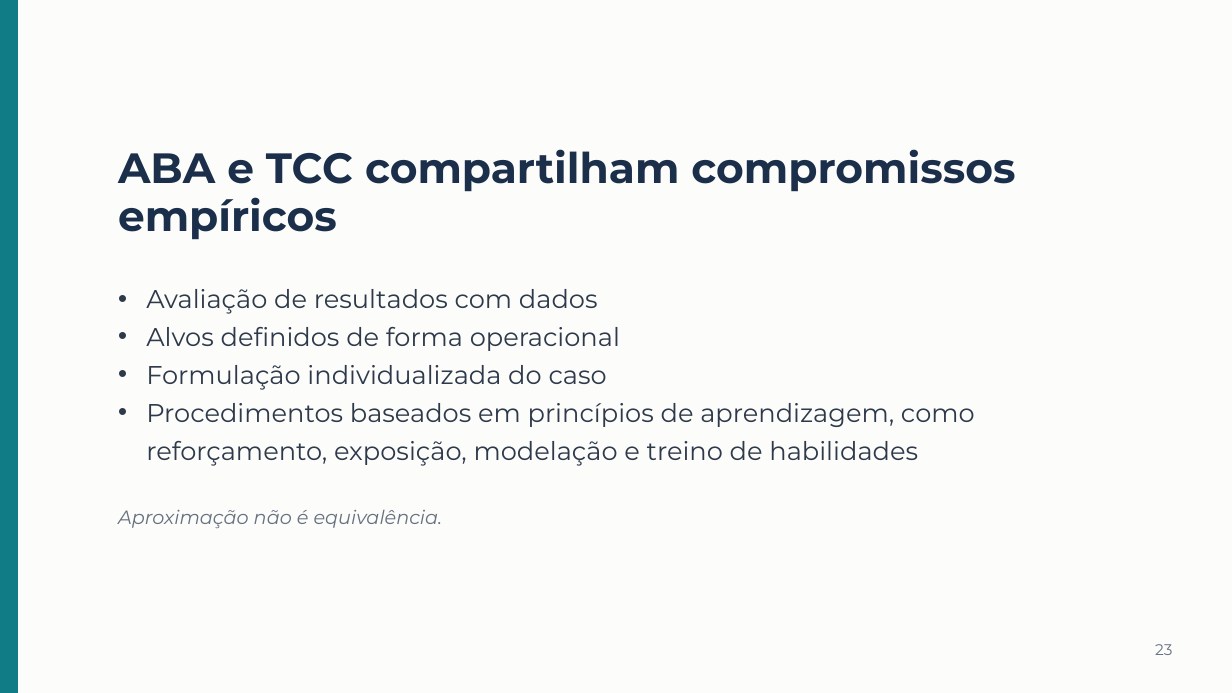
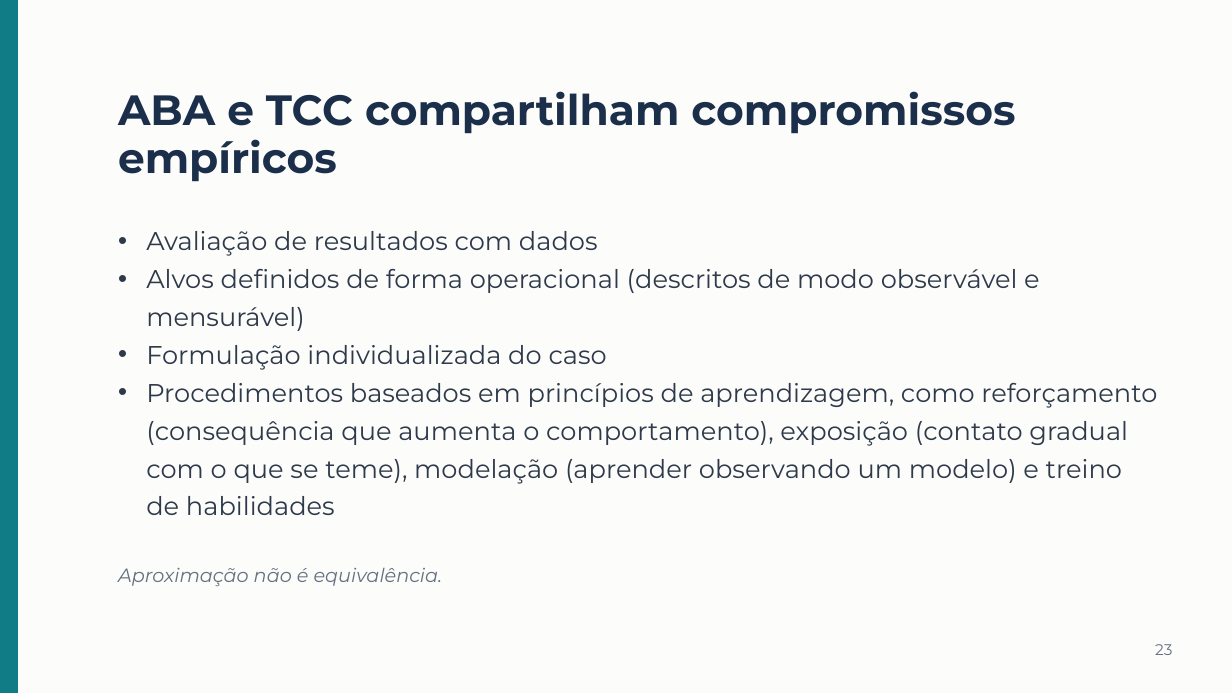
Before and after one commit to betinabinatti/CORE_WORKSHOP_ABA_TEA.md, a slide deck: slide 25 of workshop-aba-tea-lacc/apresentacao/Apresentacao_Workshop_ABA_TEA.pptx. Drawn at 1232x693 pixels with LibreOffice and Linux fonts; fonts in the diff are those of the drawing. Boxes give left, top, right and bottom in pixels: in the first picture for what was removed or moved away, otherwise in the second. Text is boxed around its words. In the diff, an @@ line names an element or a change of style, - is before the commit and + after.

```diff
--- a/workshop-aba-tea-lacc/apresentacao/Apresentacao_Workshop_ABA_TEA.pptx
+++ b/workshop-aba-tea-lacc/apresentacao/Apresentacao_Workshop_ABA_TEA.pptx
@@ text "ABA e TCC compartilham compromissos ...": place and size @@
-text "ABA e TCC compartilham compromissos ..." at [118,149,1015,240]
+text "ABA e TCC compartilham compromissos ..." at [118,91,1015,182]
@@ text "Avaliação de resultados com dados": place and size @@
-text "Avaliação de resultados com dados" at [146,289,975,466]
+text "Avaliação de resultados com dados" at [146,231,1157,515]
@@ text at [146,269,1040,331]: text changed @@
-• Alvos definidos de forma operacional
+• Alvos definidos de forma operacional (descritos de modo observável e mensurável)
@@ text at [146,383,1157,515]: text changed @@
-• Procedimentos baseados em princípios de aprendizagem, como reforçamento, exposição, modelação e treino de habilidades
+• Procedimentos baseados em princípios de aprendizagem, como reforçamento (consequência que aumenta o comportamento), exposição (contato gradual com o que se teme), modelação (aprender observando um modelo) e treino de habilidades
@@ text "Aproximação não é equivalência.": place and size @@
-text "Aproximação não é equivalência." at [118,510,443,528]
+text "Aproximação não é equivalência." at [118,568,443,586]
```
Also in this commit, not shown: 26 other slides changed, 1 slide added, 2 slides removed, 40 other files.
